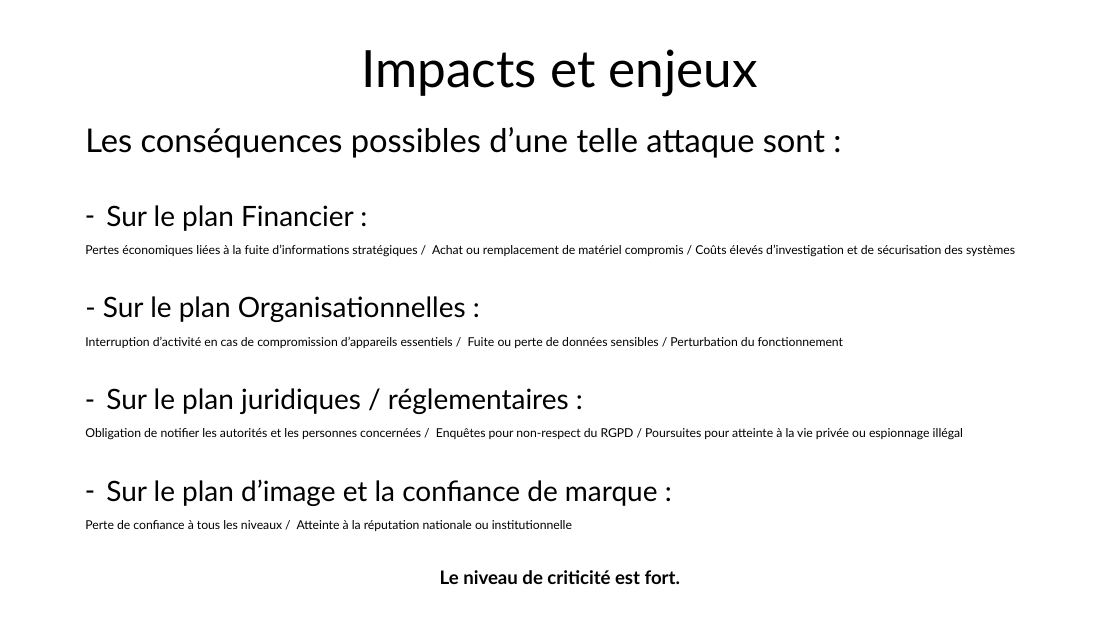
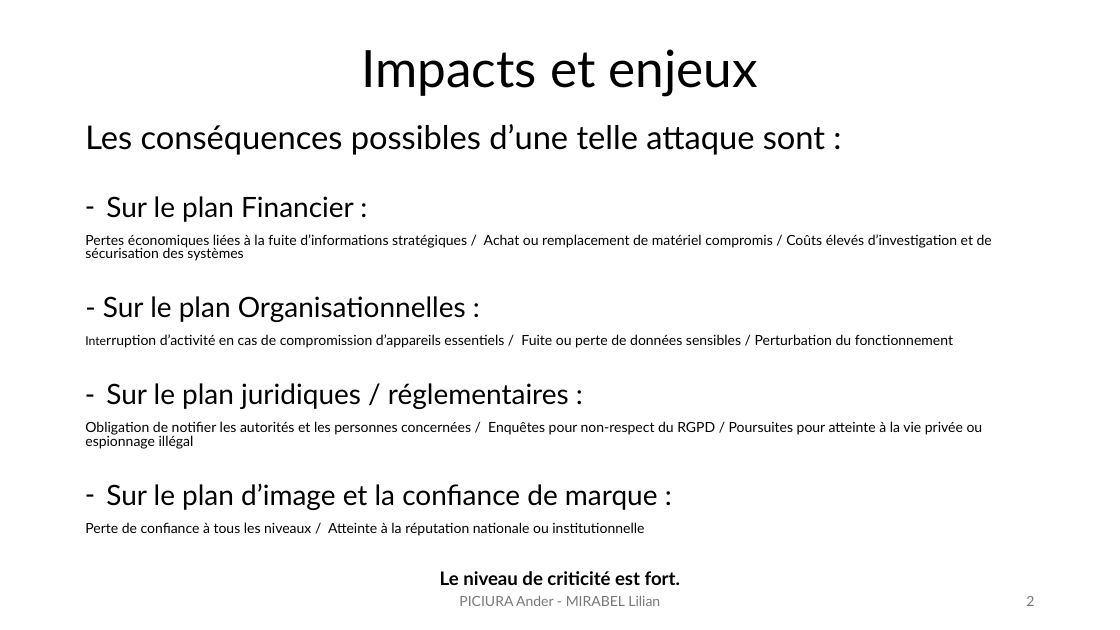
Before and after one commit to lilianmirabel/TPodoo, a slide deck: slide 2 of TP6_Exploitation_faille_0day_Lilian_Ander.pptx. Drawn at 1120x630 pixels with LibreOffice and Linux fonts; fonts in the diff are those of the drawing. Boxes give left, top, right and bottom in pixels: in the first picture for what was removed or moved away, otherwise in the second. Text is boxed around its words. In the diff, an @@ line names an element or a change of style, - is before the commit and + after.

```diff
--- a/TP6_Exploitation_faille_0day_Lilian_Ander.pptx
+++ b/TP6_Exploitation_faille_0day_Lilian_Ander.pptx
@@ text "Les conséquences possibles d’une telle ..." at [85,124,992,585]: size 10.5 to 12 pt in "Pertes économiques liées à la fuite d’informations ...", "Interruption d’activité en cas de compromission d’appareils ...", "Obligation de notifier les autorités et les ...", "Perte de confiance à tous les niveaux ..."; line spacing 0.9 to 0.8 @@
@@ text added at [459,595,660,606], 12 pt, text #797979 @@
+PICIURA Ander - MIRABEL Lilian
@@ page number added at [1026,596,1034,606], 12 pt, text #797979 @@
+2
```
Also in this commit, not shown: 2 other slides changed, 1 other file.
